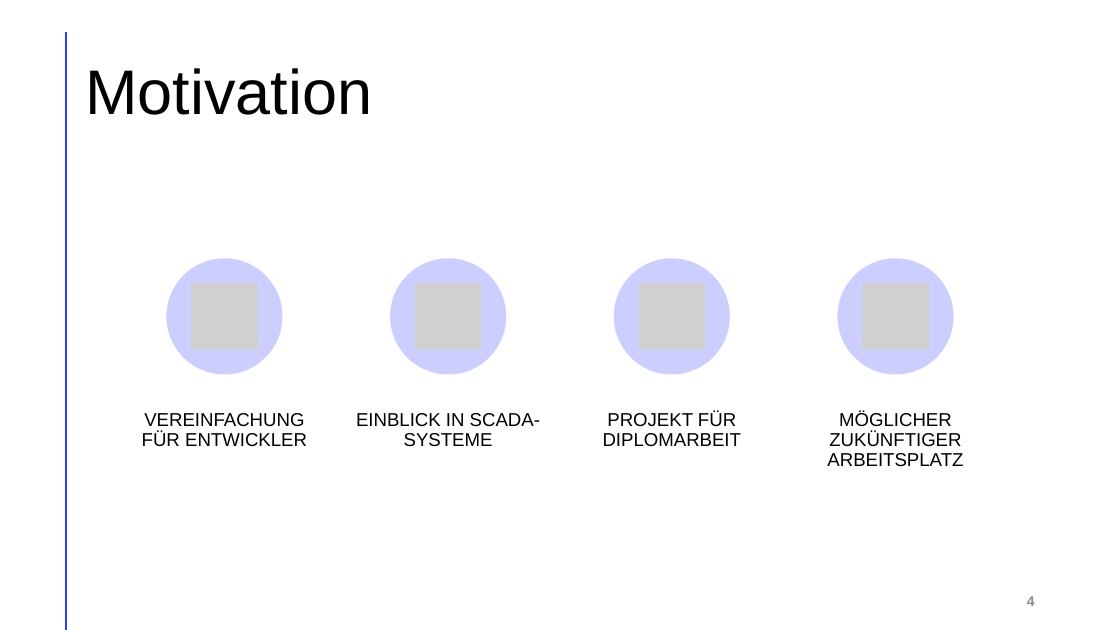
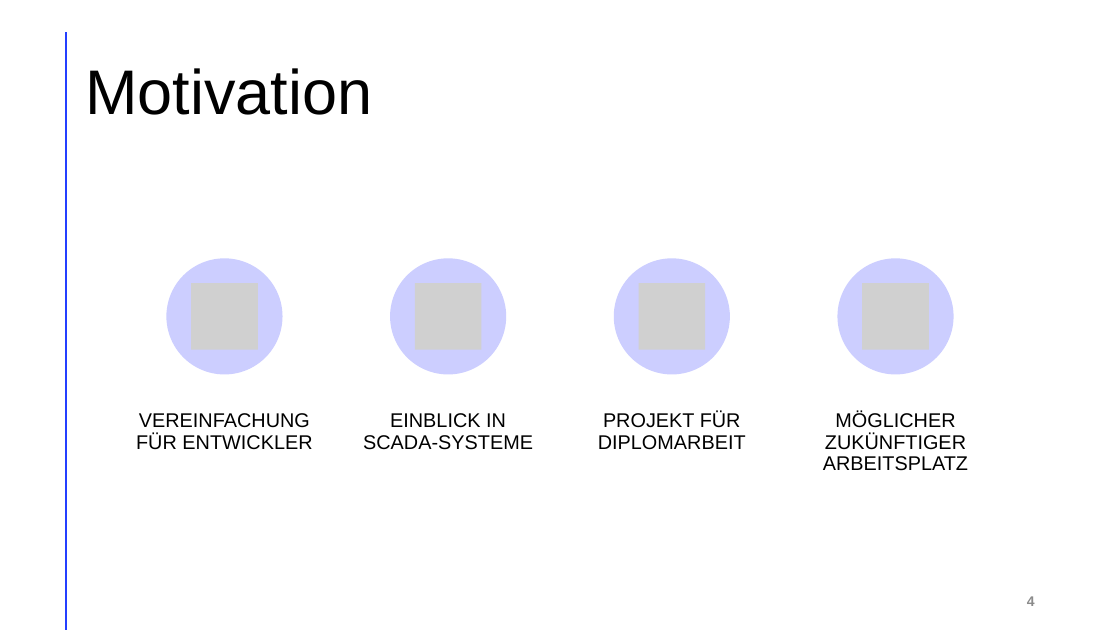
Before and after one commit to LegitesMax/multiflexlbkv, a slide deck: slide 4 of Präsentation/ProjectAward-DIPLO.pptx. Drawn at 1120x630 pixels with LibreOffice and Linux fonts; fonts in the diff are those of the drawing; grey boxes stand for pictures. Boxes give left, top, right and bottom in pixels: in the first picture for what was removed or moved away, otherwise in the second. Text is boxed around its words. In the diff, an @@ line names an element or a change of style, - is before the commit and + after.

```diff
--- a/Präsentation/ProjectAward-DIPLO.pptx
+++ b/Präsentation/ProjectAward-DIPLO.pptx
@@ size 16 to 17 pt in 4 elements at (136, 413, 312, 450), (363, 413, 533, 450), (598, 412, 746, 450), (823, 412, 968, 471) @@
```
Also in this commit, not shown: 2 other slides changed.
